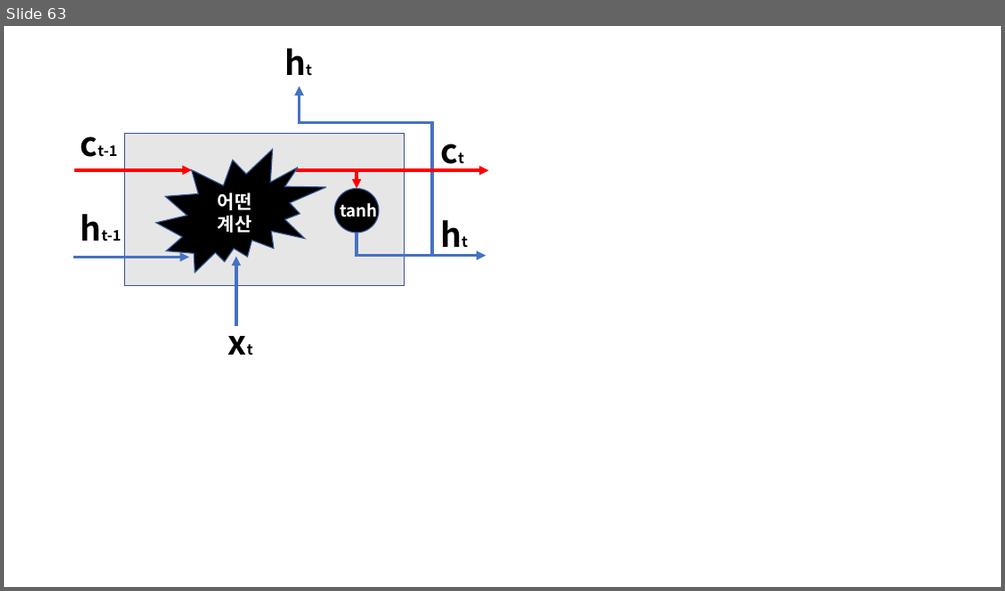
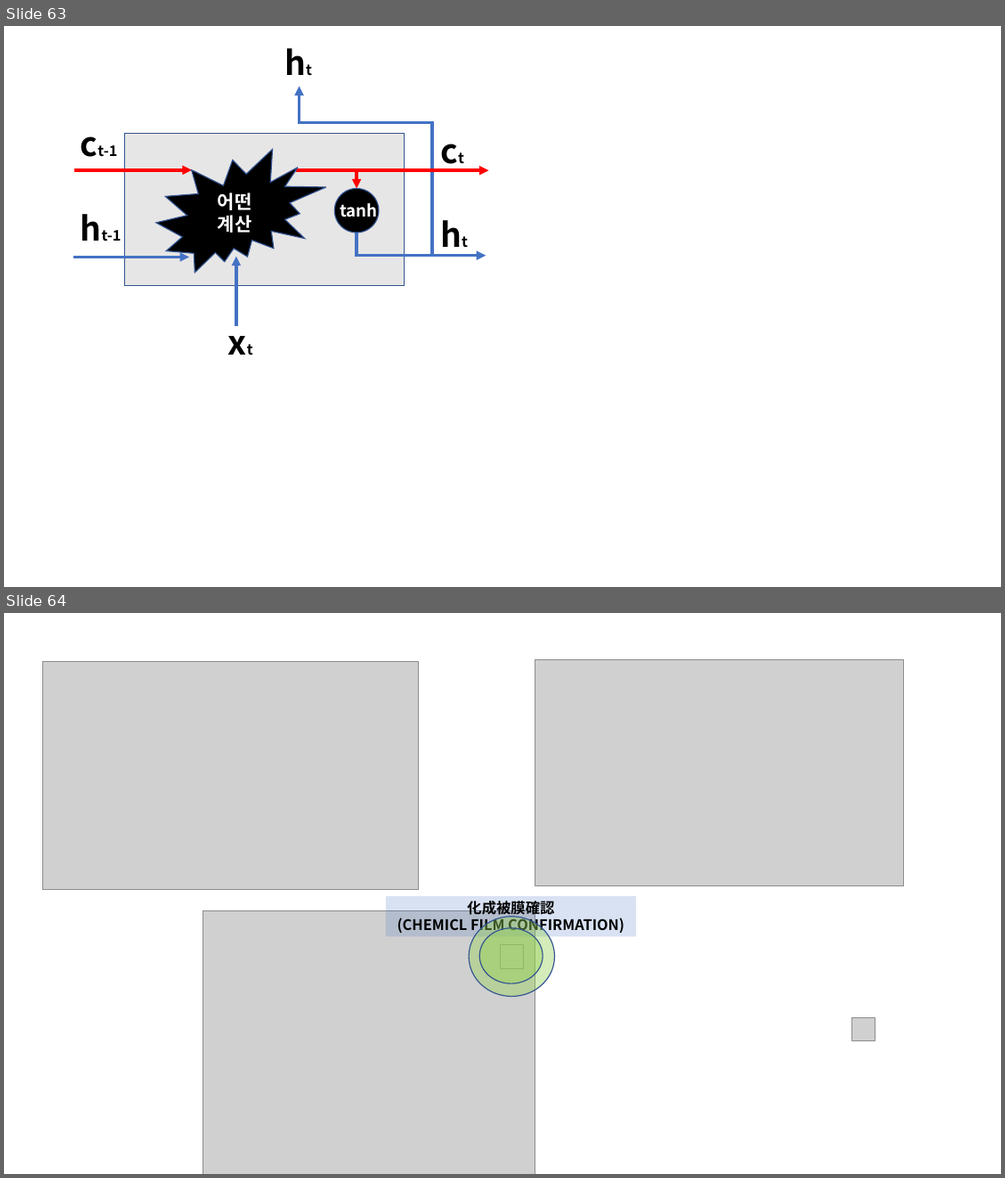
Before and after one commit to DeepHaeJoong/DeepLearningFromScratch_II, a slide deck: 연습용 II.pptm. Shown one above the other, each under a label of ours: slide 63 before the commit, slides 63 and 64 after it. The pictures are 1005x591 and 1005x1178 pixels, drawn with LibreOffice and Linux fonts; fonts in the diff are those of the drawing; grey boxes stand for pictures. Boxes give left, top, right and bottom in pixels: in the first picture for what was removed or moved away, otherwise in the second. Text is boxed around its words. In the diff, an @@ line names an element or a change of style, - is before the commit and + after.

```diff
--- a/연습용 II.pptm
+++ b/연습용 II.pptm
@@ slide 64 added at bbox=[4, 613, 1001, 1174], background #FFFFFF @@
@@ picture added at bbox=[43, 662, 419, 890] @@
@@ picture added at bbox=[535, 659, 904, 886] @@
@@ rectangle added at bbox=[386, 896, 637, 936], fill #4472C4 at 20% opacity, 14 pt, text #000000, bold @@
+化成被膜確認
+(CHEMICL FILM CONFIRMATION)
@@ picture added at bbox=[202, 910, 535, 1174] @@
@@ ellipse added at bbox=[469, 916, 555, 997], fill #92D050 at 40% opacity, outline #325491 1 pt @@
@@ ellipse added at bbox=[479, 928, 542, 983], fill #92D050 at 40% opacity, outline #325491 1 pt @@
@@ picture added at bbox=[501, 945, 524, 968] @@
@@ picture added at bbox=[852, 1018, 875, 1041] @@
```
Also in this commit, not shown: 1 other slide added, 2 slides removed, 1 other file.
